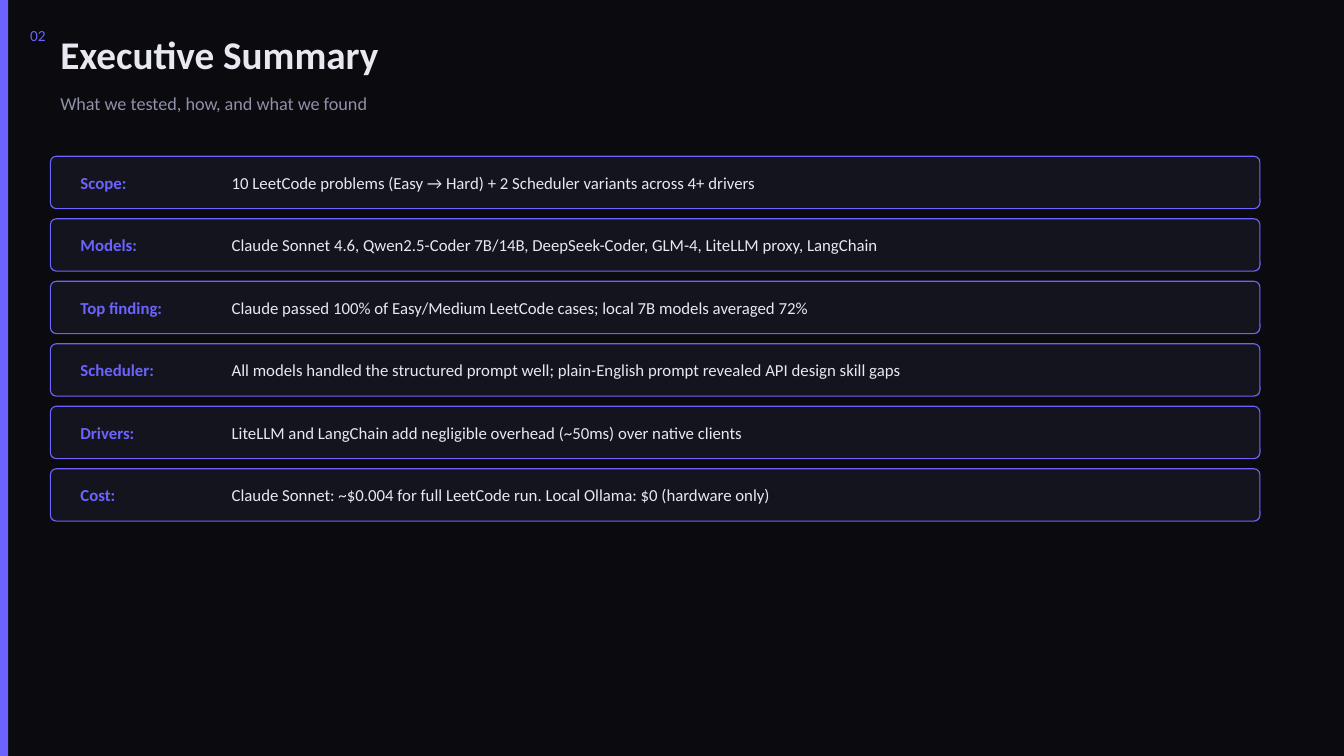
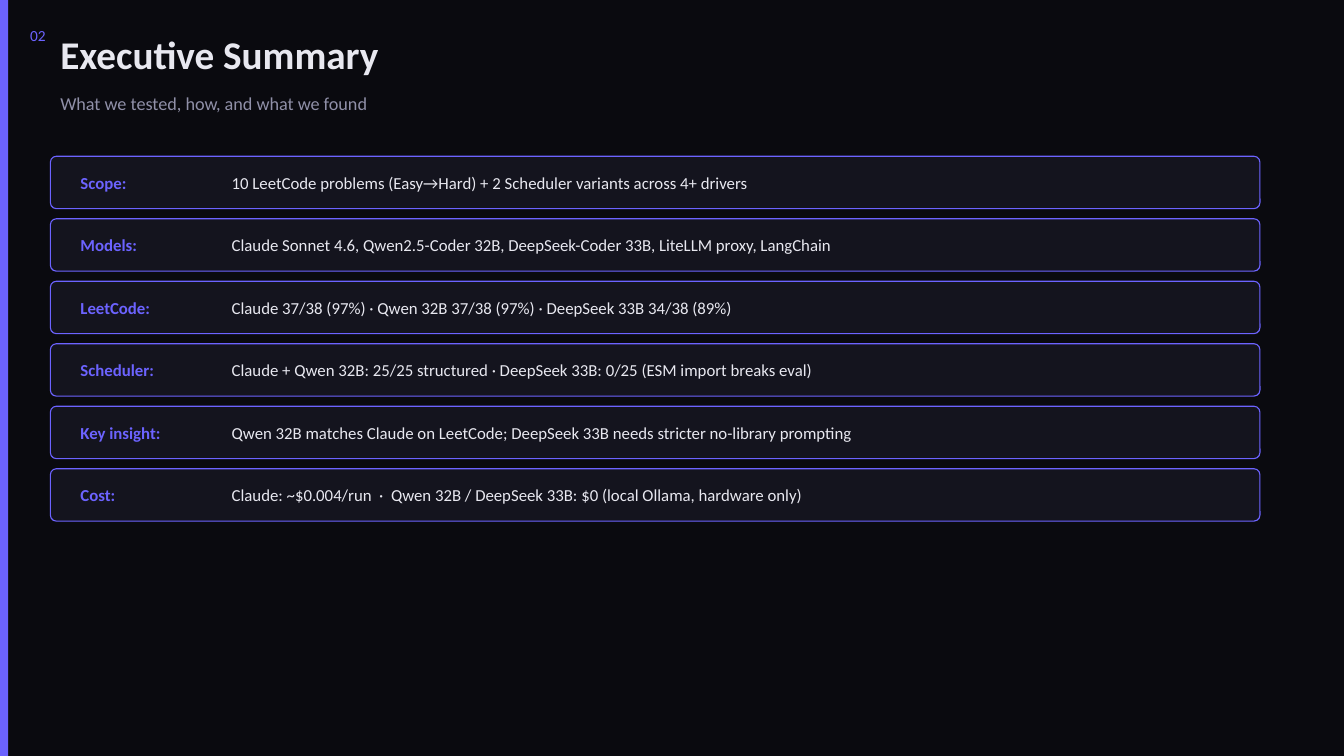
Before and after one commit to dhir-man/Claude-Trading-Bot, a slide deck: slide 2 of LLM-Coding-Eval-Report.pptx. Drawn at 1344x756 pixels with LibreOffice and Linux fonts; fonts in the diff are those of the drawing. Boxes give left, top, right and bottom in pixels: in the first picture for what was removed or moved away, otherwise in the second. Text is boxed around its words. In the diff, an @@ line names an element or a change of style, - is before the commit and + after.

```diff
--- a/LLM-Coding-Eval-Report.pptx
+++ b/LLM-Coding-Eval-Report.pptx
@@ text at box(232, 177, 747, 192): spaces changed @@
-10 LeetCode problems (Easy → Hard) + 2 Scheduler variants across 4+ drivers
+10 LeetCode problems (Easy→Hard) + 2 Scheduler variants across 4+ drivers
@@ text at box(232, 239, 830, 254): text changed @@
-Claude Sonnet 4.6, Qwen2.5-Coder 7B/14B, DeepSeek-Coder, GLM-4, LiteLLM proxy, LangChain
+Claude Sonnet 4.6, Qwen2.5-Coder 32B, DeepSeek-Coder 33B, LiteLLM proxy, LangChain
@@ text at box(80, 302, 150, 314): text changed @@
-Top finding:
+LeetCode:
@@ text at box(232, 302, 731, 317): text changed @@
-Claude passed 100% of Easy/Medium LeetCode cases; local 7B models averaged 72%
+Claude 37/38 (97%) · Qwen 32B 37/38 (97%) · DeepSeek 33B 34/38 (89%)
@@ text at box(232, 364, 812, 379): text changed @@
-All models handled the structured prompt well; plain-English prompt revealed API design skill gaps
+Claude + Qwen 32B: 25/25 structured · DeepSeek 33B: 0/25 (ESM import breaks eval)
@@ text at box(80, 427, 160, 442): text changed @@
-Drivers:
+Key insight:
@@ text at box(232, 427, 851, 442): text changed @@
-LiteLLM and LangChain add negligible overhead (~50ms) over native clients
+Qwen 32B matches Claude on LeetCode; DeepSeek 33B needs stricter no-library prompting
@@ text at box(232, 489, 802, 504): text changed @@
-Claude Sonnet: ~$0.004 for full LeetCode run. Local Ollama: $0 (hardware only)
+Claude: ~$0.004/run · Qwen 32B / DeepSeek 33B: $0 (local Ollama, hardware only)
```
Also in this commit, not shown: 6 other slides changed, 3 slides added, 3 slides removed, 5 other files.
